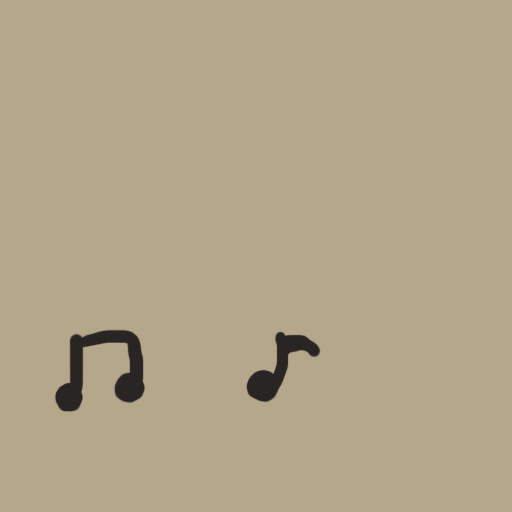
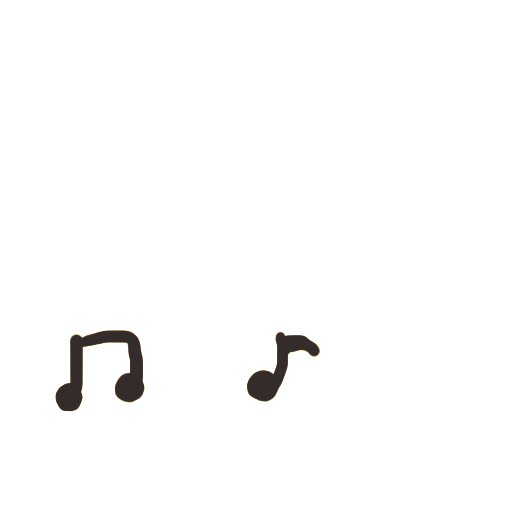
Two versions of the same layered image (512 × 512). Layer-by-layer changes:
pixels changed over [0, 0, 512, 512] (layer not identified)
